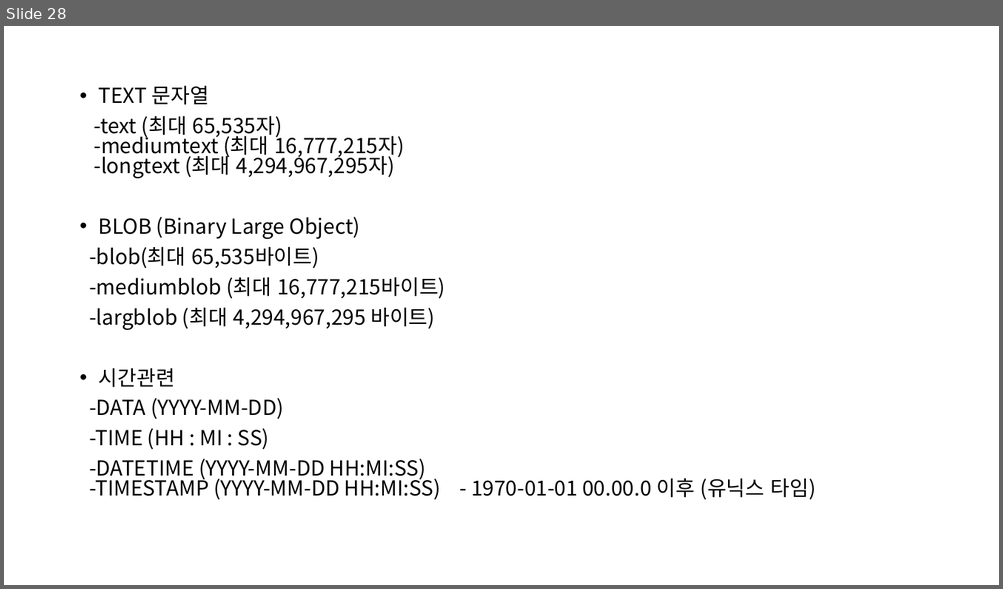
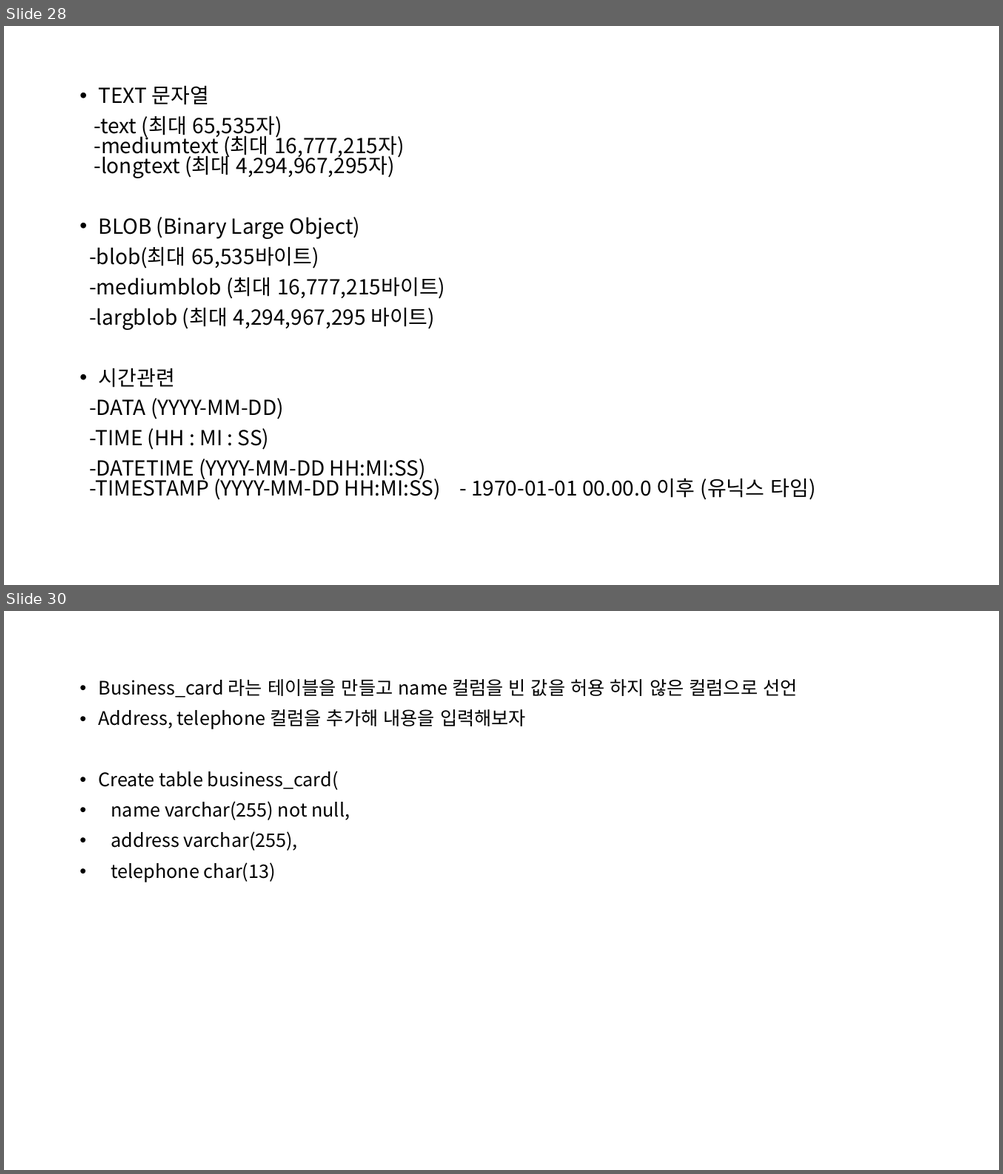
Before and after one commit to ChaeKyungChul/Document.File, a slide deck: 문서/MySQL/2024-02-13 MySQL.pptx. Shown one above the other, each under a label of ours: slide 28 before the commit, slides 28 and 30 after it; the slides between them are not shown. The pictures are 1003x589 and 1003x1174 pixels, drawn with LibreOffice and Linux fonts; fonts in the diff are those of the drawing. Boxes give left, top, right and bottom in pixels: in the first picture for what was removed or moved away, otherwise in the second. Text is boxed around its words. In the diff, an @@ line names an element or a change of style, - is before the commit and + after.

```diff
--- a/문서/MySQL/2024-02-13 MySQL.pptx
+++ b/문서/MySQL/2024-02-13 MySQL.pptx
@@ slide 30 added at (x1=4, y1=611, x2=999, y2=1170), background #FFFFFF @@
@@ text added at (x1=99, y1=679, x2=797, y2=883), 18 pt, text #000000 @@
+• Business_card 라는 테이블을 만들고 name 컬럼을 빈 값을 허용 하지 않은 컬럼으로 선언
+• Address, telephone 컬럼을 추가해 내용을 입력해보자
+• Create table business_card(
+• name varchar(255) not null,
+• address varchar(255),
+• telephone char(13)
```
Also in this commit, not shown: 3 other slides added, 1 slide removed, 29 other files.
